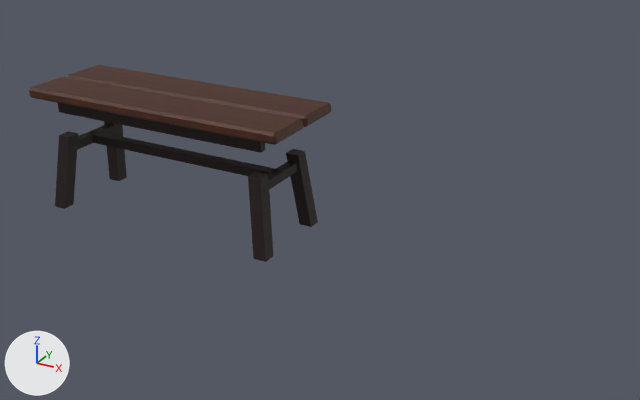
The Blender file blender/bench.blend as it was, and as the next commit left it.
Both versions are drawn from a 50 mm camera at (1.717, -2.169, 1.12) aimed at (0.513, 0.02, 0.025). The axes (+X, +Y, +Z) are drawn at lower left. The lights are the same throughout. The picture after the commit comes second.

The first picture shows 'BenchLegs', 'BenchSeat'.
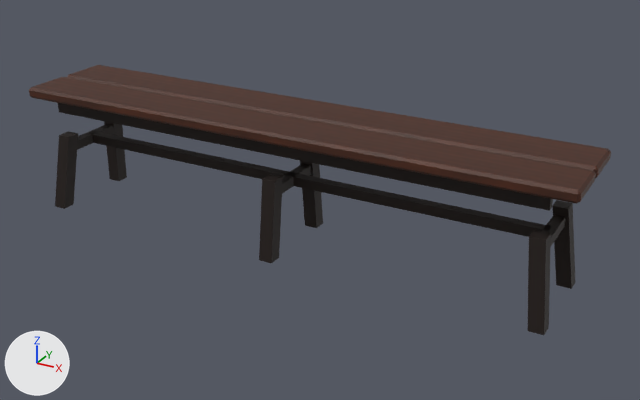
The newer file is also turned or shifted as a whole; pictures and numbers use the older file's frame.

Location of each change, (x1, y1, x2, y2) in pixels of the pictures (640 x 400 px; the box of a moved part takes in the faces that stretch with it):
'BenchSeat', reshaped (92% wider, 73% taller)
    before: (29, 65, 331, 145)
    after: (29, 65, 611, 204)
'BenchLegs', reshaped (97% wider, 46% taller)
    before: (55, 103, 318, 262)
    after: (55, 103, 575, 335)
part 2 of me_cube_002, moved or reshaped
    before: (268, 161, 298, 190)
    after: (282, 164, 311, 193)
part 3 of me_cube_002, moved or reshaped
    before: (286, 149, 318, 227)
    after: (552, 200, 575, 289)
part 4 of me_cube_002, moved or reshaped
    before: (248, 171, 273, 262)
    after: (528, 230, 551, 335)
part 5 of me_cube_002, added
    after: (541, 215, 565, 247)
part 6 of me_cube_002, built on
    before: (245, 128, 303, 176)
    after: (245, 142, 553, 263)

What the commit changed:
me_cube is used by ob_benchseat; parent ob_bench; location (0.0, 0.088, 0.273).
me_cube had 48 vertices, 52 faces and spanned x -0.475..0.475, y -0.258..0.082, z -0.018..0.018.
me_cube now has 48 vertices, 52 faces and spans x -0.475..1.325, y -0.258..0.082, z -0.018..0.018.
me_cube part 1: all 24 vertices in x 0.467..0.475, y -0.258..0.082, z -0.018..0.018 are moved by (0.85, 0.0, 0.0).
me_cube_002 is used by ob_benchlegs; parent ob_bench; location (0.0, 0.0, 0.0).
me_cube_002 had 72 vertices, 54 faces and spanned x -0.427..0.427, y -0.162..0.162, z -0.127..0.255.
me_cube_002 now has 96 vertices, 72 faces and spans x -0.427..1.277, y -0.162..0.162, z -0.127..0.255.
me_cube_002 part 2: the loose piece of 8 vertices spanning x 0.359..0.391, y -0.11..0.11, z 0.07..0.1 is moved by (0.05, 0.0, 0.0).
me_cube_002 part 3: the loose piece of 8 vertices spanning x 0.353..0.427, y 0.088..0.162, z -0.127..0.127 is moved by (0.85, 0.0, 0.0).
me_cube_002 part 4: the loose piece of 8 vertices spanning x 0.353..0.427, y -0.162..-0.088, z -0.127..0.127 is moved by (0.85, 0.0, 0.0).
me_cube_002 part 5: a new loose piece, a box spanning x 1.209..1.241, y -0.11..0.11, z 0.07..0.1, in mat_benchleg (picture img_bench_leg).
Part 6, on me_cube_002:
12 vertices are removed from x 0.375..0.395, y -0.122..0.122, z 0.07..0.255.
15 faces are deleted.
12 vertices are added at x 0.403..1.225, y -0.162..0.162, z -0.127..0.127.
8 new vertices lie (1.64, 0.0, 0.0) away from vertices in x -0.395, y -0.122..0.122, z 0.205..0.255.
8 new vertices lie (0.044, 0.0, 0.0) away from vertices in x 0.403, y -0.162..0.162, z -0.127..0.127.
27 new faces join them.
